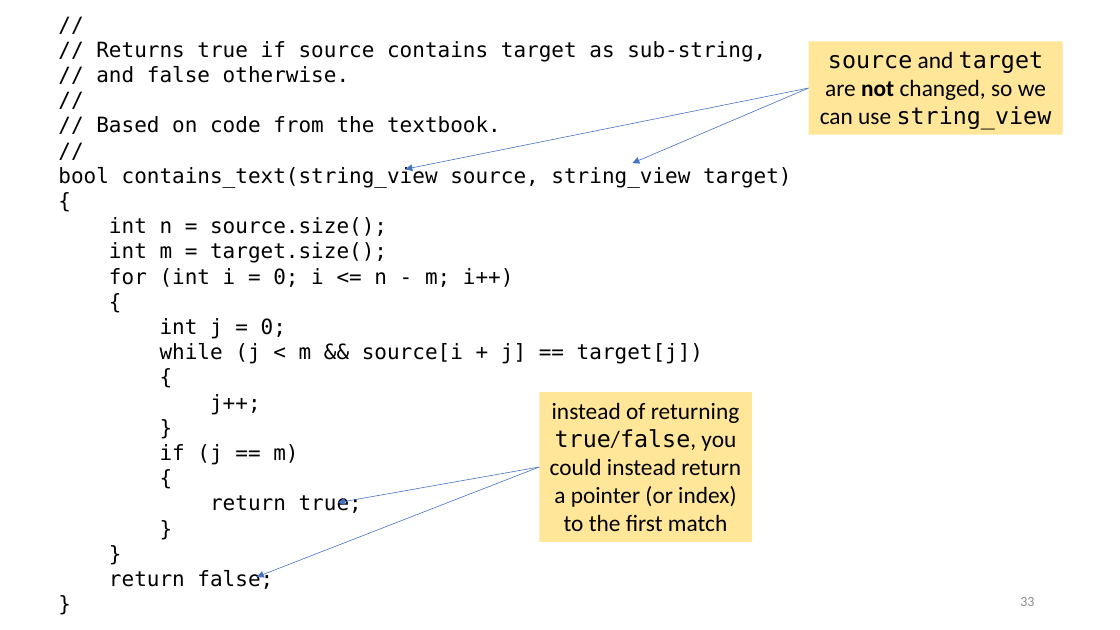
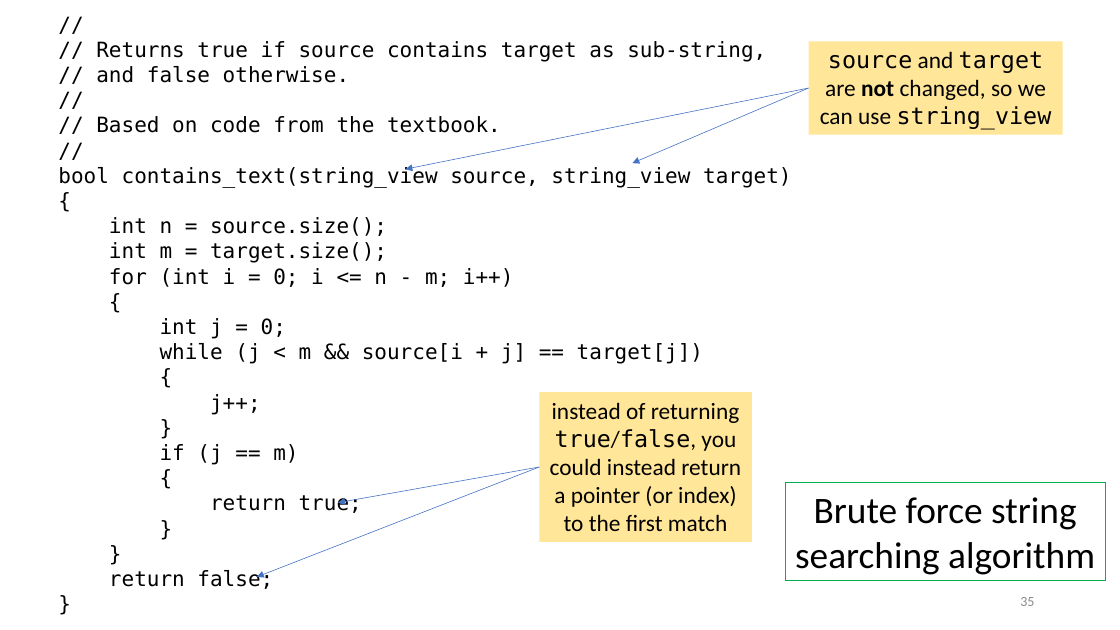
Before and after one commit to tjd1234/cmpt225summer2023, a slide deck: slide 35 of lecture_notes/week12/week12_strings.pptx (slide 33 before the commit). Drawn at 1120x630 pixels with LibreOffice and Linux fonts; fonts in the diff are those of the drawing. Boxes give left, top, right and bottom in pixels: in the first picture for what was removed or moved away, otherwise in the second. Text is boxed around its words. In the diff, an @@ line names an element or a change of style, - is before the commit and + after.

```diff
--- a/lecture_notes/week12/week12_strings.pptx
+++ b/lecture_notes/week12/week12_strings.pptx
@@ rectangle added at box(786, 482, 1107, 581), outline #00B050 0.75 pt, 32 pt, text #000000 @@
+Brute force string
+searching algorithm
```
Also in this commit, not shown: 1 other slide changed, 20 slides added.
